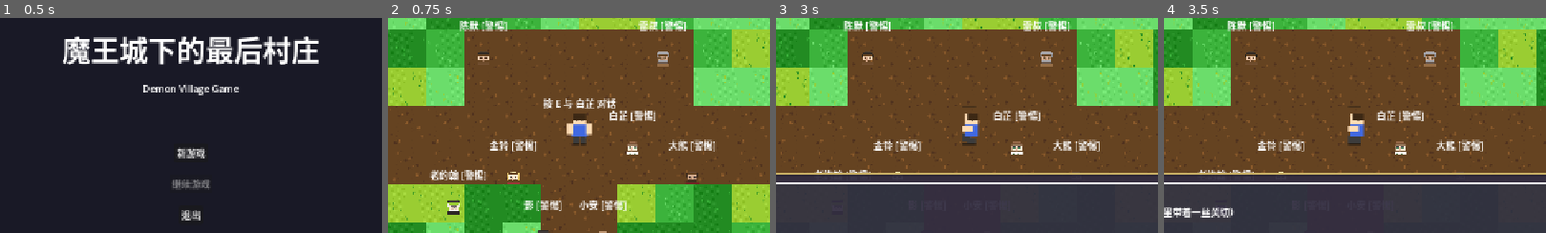
Above: before the commit, frames 1-4 (left to right).
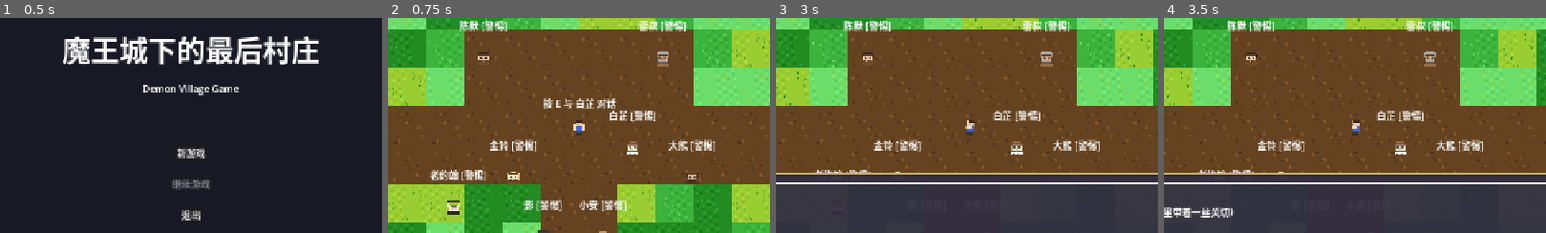
Above: after the commit, the same moments.

Repository: JCVBoss/demon_village_game
Game: Godot game, scene res://scenes/Main.tscn
The game is run twice, just before and just after one commit, with the same random seed, the same clock (stepped at 60 frames per second) and the same inputs.
Inputs:
- Up to frame 1 (0.5 s): no input
- Up to frame 2 (0.75 s): click "新游戏" at 0.5 s
- Up to frame 3 (3 s): click "菜单" at 1.25 s; click "继续游戏" at 2 s; tap Enter (ui_accept) at 2.75 s; hold D (move_right) from 2.78 s (still down); tap E (interact) at 2.85 s
- Up to frame 4 (3.5 s): keep holding D (move_right); tap Enter (ui_accept) at 3.02 s
The pictures show only the part of the screen within x 25-75%, y 25-75%; the shares and areas given below are measured in that part.

Frame 1 is identical in both runs. In frame 2, 0.7% of the frame differs, in the area x 46-54%, y 44-60%; in frame 3, 0.6%; in frame 4, 0.5%.

Commit message:
fix: 调整玩家大小以匹配NPC
- 将Player AnimatedSprite2D scale从2改为1
- 玩家显示大小从64px调整为32px

Co-Authored-By: Claude <noreply@anthropic.com>

Diff:
--- a/code/scenes/characters/Player.tscn
+++ b/code/scenes/characters/Player.tscn
@@ -21,7 +21,7 @@
 sprite_frames = ExtResource("2_frames")
 animation = "idle_down"
 autoplay = "idle_down"
-scale = Vector2(2, 2)
+scale = Vector2(1, 1)
 
 [node name="InteractionArea" type="Area2D" parent="."]
 collision_layer = 0
Not shown, added: code/scripts/core/DialogueManager.gd.uid
Not shown, added: code/scripts/core/EventManager.gd.uid
Not shown, added: code/scripts/core/EventTriggerSystem.gd.uid
Not shown, added: code/scripts/core/GameManager.gd.uid
Not shown, added: code/scripts/core/SaveSystem.gd.uid
Not shown, added: code/scripts/core/TileMapManager.gd.uid
Not shown, added: code/scripts/core/TrustManager.gd.uid
